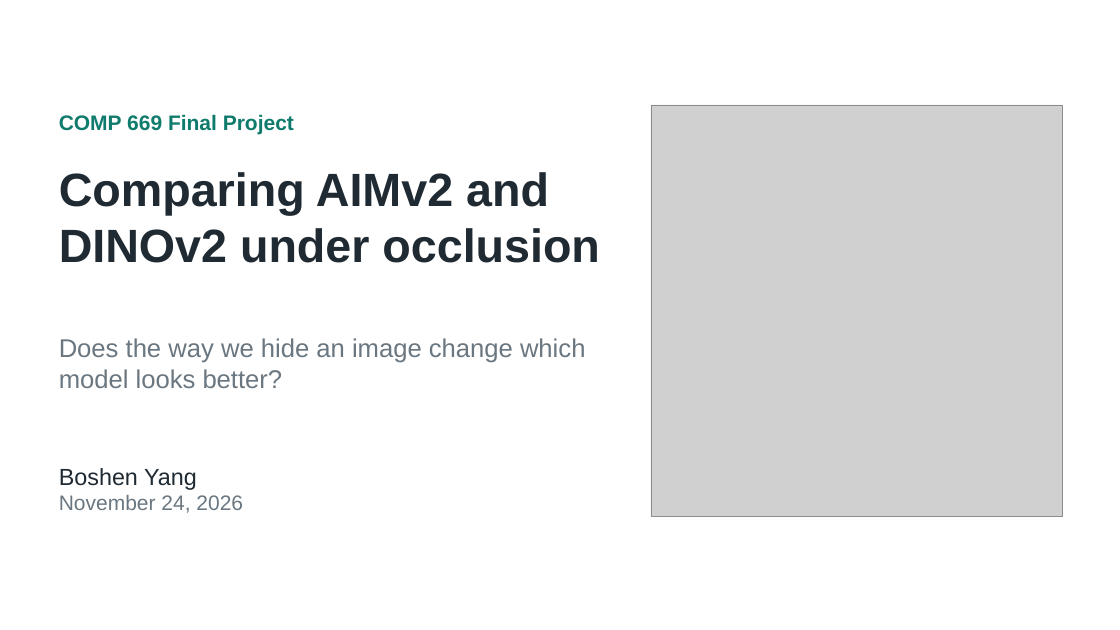
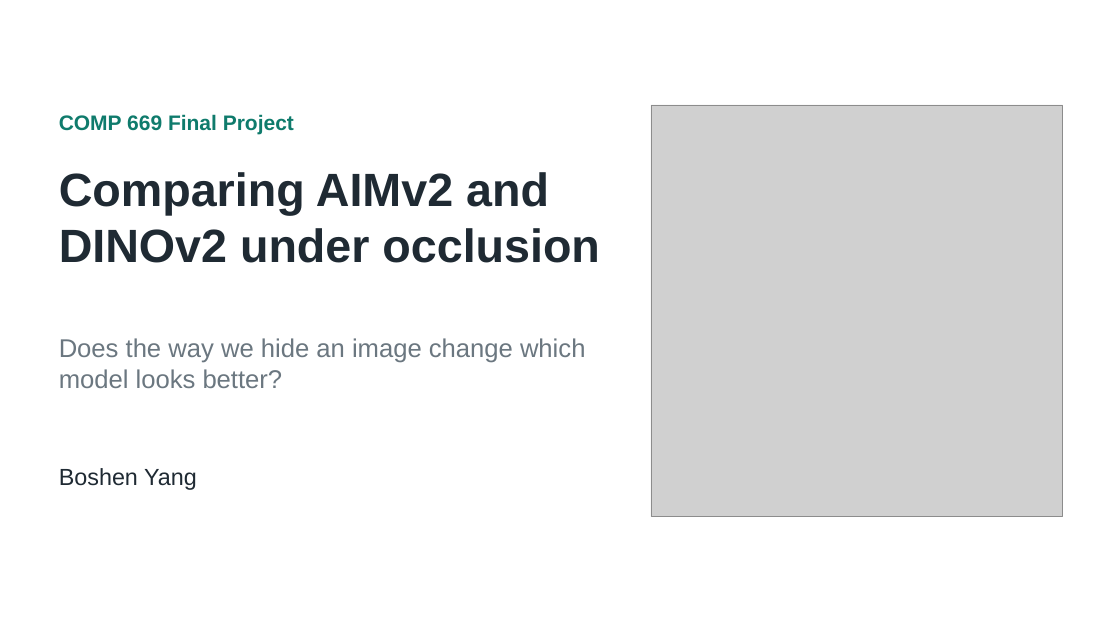
Before and after one commit to Bensssonxx/comp669-object-visibility, a slide deck: slide 1 of final/COMP669_Occlusion_Final.pptx. Drawn at 1120x630 pixels with LibreOffice and Linux fonts; fonts in the diff are those of the drawing; grey boxes stand for pictures. Boxes give left, top, right and bottom in pixels: in the first picture for what was removed or moved away, otherwise in the second. Text is boxed around its words. In the diff, an @@ line names an element or a change of style, - is before the commit and + after.

Commit message:
Remove the date from the title slide

```diff
--- a/final/COMP669_Occlusion_Final.pptx
+++ b/final/COMP669_Occlusion_Final.pptx
@@ text at box(59, 495, 243, 513): paragraph removed @@
-November 24, 2026
```
